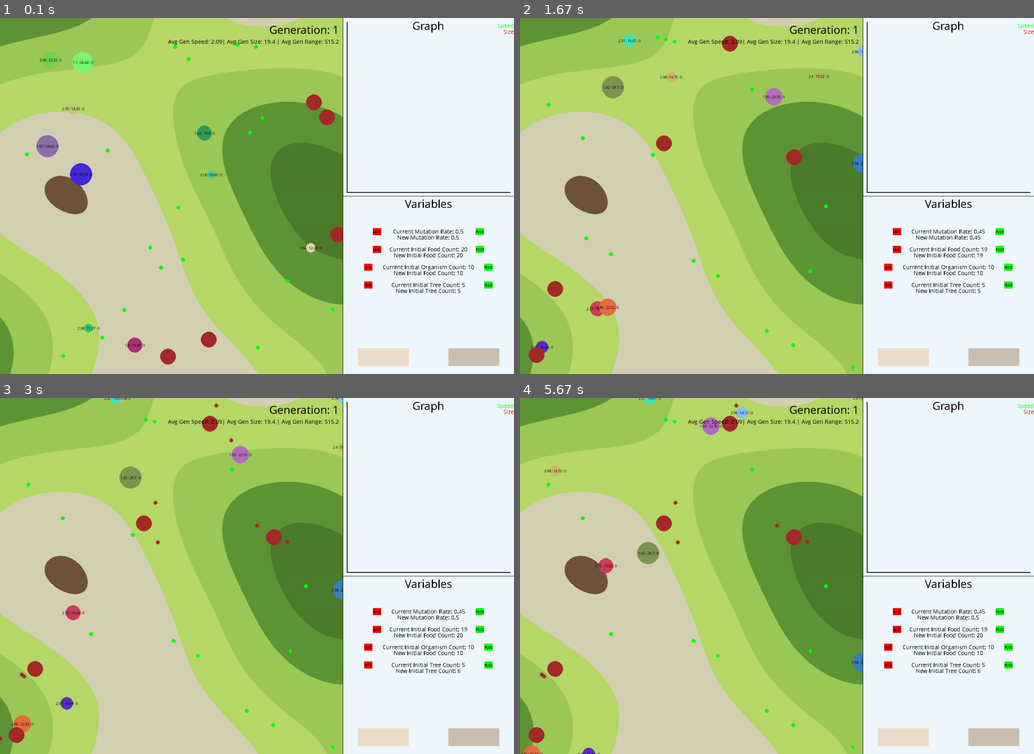
Above: before the commit, frames 1-4 (two rows, left to right).
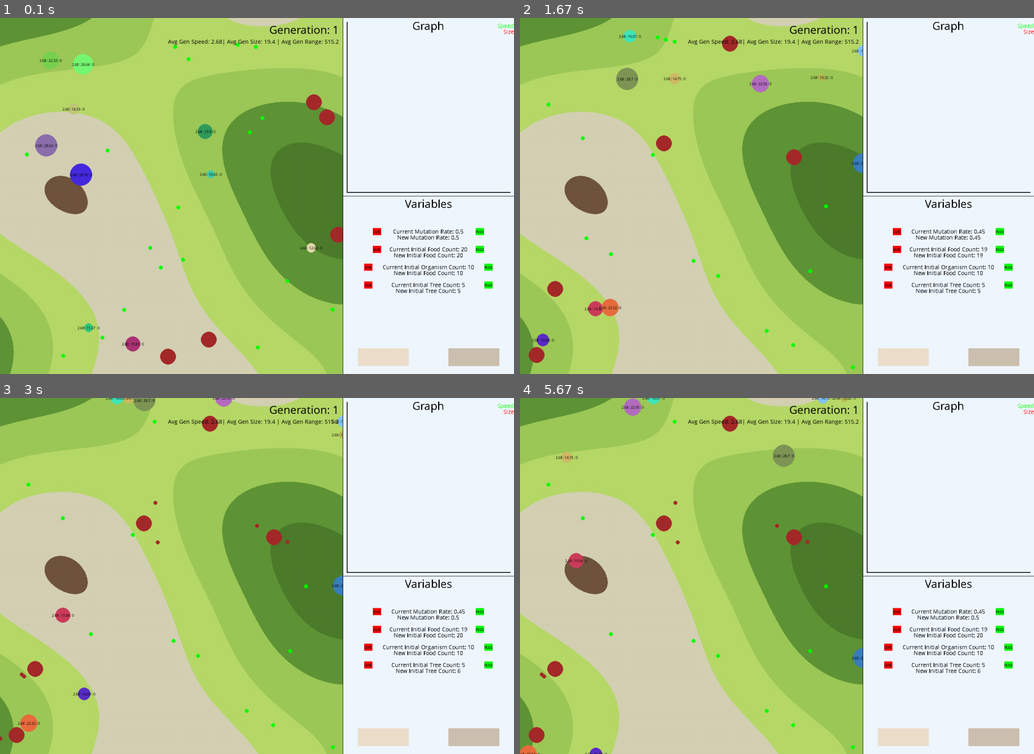
Above: after the commit, the same moments.

Repository: neil-phan/evolve
Game: pygame game, started from src/graphics.py
The game is run twice, just before and just after one commit, with the same random seed, the same clock (stepped at 60 frames per second) and the same inputs.
Inputs (mouse positions are in pixels of both pictures, inside the frame that each line leads up to):
- Up to frame 1 (0.1 s): no input
- Up to frame 2 (1.67 s): click "SUB" at 0.38 s; click "SUB" at 0.72 s; click (900, 356) at 1.05 s
- Up to frame 3 (3 s): click "PLUS" at 1.88 s; click "PLUS" at 2.22 s; click "PLUS" at 2.55 s
- Up to frame 4 (5.67 s): click "PLUS" at 3.38 s; click "SUB" at 3.72 s

The runs differ from the first frame. In frame 1, 0.5% of the frame differs, in the area x 6-63%, y 6-95%; in frame 2, 1.1%; in frame 3, 1.3%; in frame 4, 1.4%, in the area x 0-67%, y 0-100%.

Commit message:
fixed speed bug

Diff:
--- a/src/graphics.py
+++ b/src/graphics.py
@@ -1,4 +1,3 @@
-from attr import asdict
 import pygame
 from simple import organism, predator, food, tree
 from simple.terrain import simple_terrain
--- a/src/simple/organism.py
+++ b/src/simple/organism.py
@@ -5,6 +5,8 @@
 import pygame
 
 pygame.font.init()
+
+SPEED = random.uniform(1, 3)
 
 class Organism:
     FONT = pygame.font.SysFont('Comic Sans MS', 10)
@@ -39,11 +41,10 @@
         self.range = range if range != None else random.randrange(100, 800)
         self.paused = False
         self.color = color
-        self.speed = speed if speed != None else random.uniform(1, 3)
-        my_speed = self.speed
-        self.speeds = [my_speed, 0.9 * my_speed, 0.8 * my_speed, 0.7 * my_speed,
-                       0.6 * my_speed, 0.5 * my_speed, 0.4 * my_speed, 0.3 * my_speed,
-                       0.2 * my_speed, 0.1 * my_speed, ]
+        self.speed = speed if speed != None else SPEED
+        self.speeds = [SPEED, 0.9 * SPEED, 0.8 * SPEED, 0.7 * SPEED,
+                       0.6 * SPEED, 0.5 * SPEED, 0.4 * SPEED, 0.3 * SPEED,
+                       0.2 * SPEED, 0.1 * SPEED, ]
         self.rad = rad if rad != None else random.uniform(10, 30)
         self.fitness = 0
         # View
